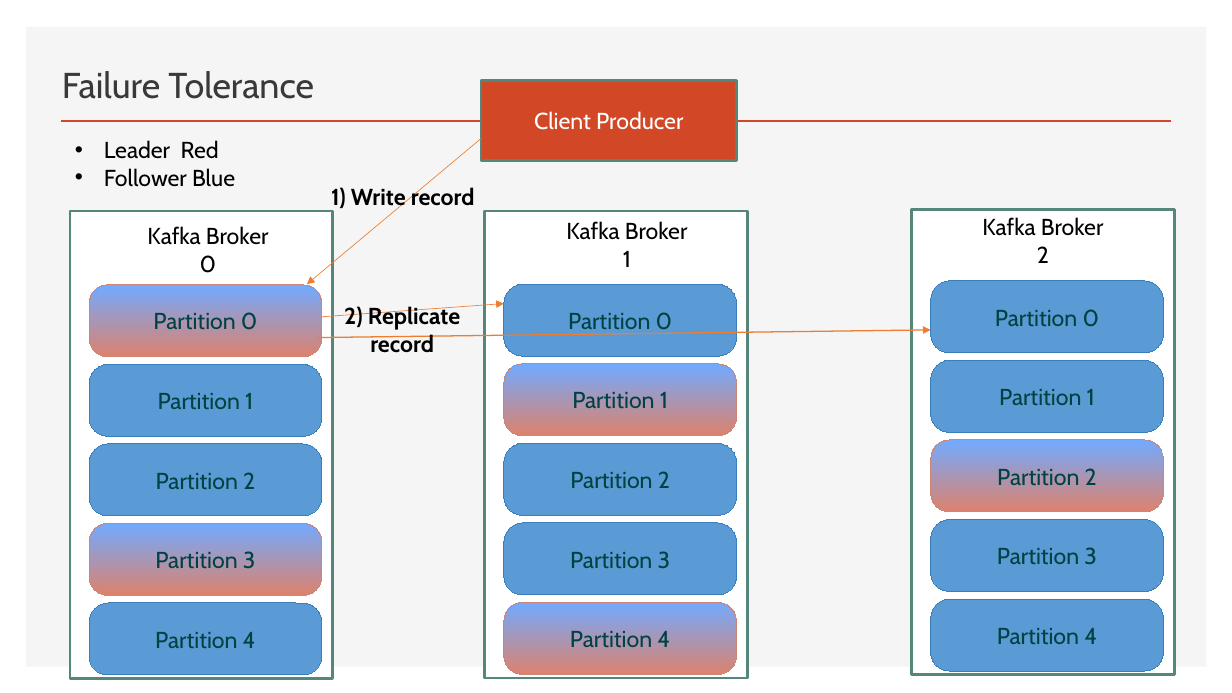
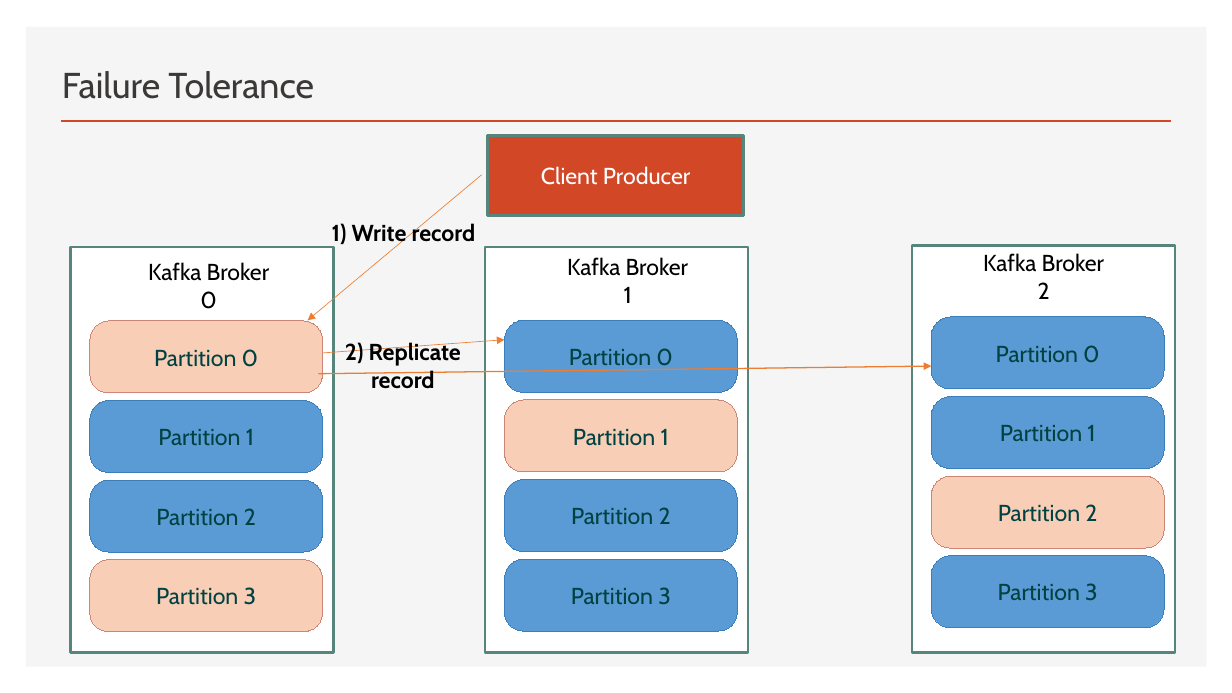
Before and after one commit to FITE-5thYear/DS-Mini-Presentation, a slide deck: slide 23 of Kafka.pptx (slide 24 before the commit). Drawn at 1232x693 pixels with LibreOffice and Linux fonts; fonts in the diff are those of the drawing. Boxes give left, top, right and bottom in pixels: in the first picture for what was removed or moved away, otherwise in the second. Text is boxed around its words. In the diff, an @@ line names an element or a change of style, - is before the commit and + after.

```diff
--- a/Kafka.pptx
+++ b/Kafka.pptx
@@ text removed at (x1=104, y1=140, x2=235, y2=187) @@
-• Leader Red
-• Follower Blue
@@ rectangle "Client Producer" moved from (x1=482, y1=80, x2=738, y2=160) to (x1=488, y1=136, x2=744, y2=215) @@
@@ 12 rounded rectangles, 5 texts, 3 arrows moved together from (x1=89, y1=139, x2=1164, y2=596) to (x1=90, y1=175, x2=1165, y2=632) @@
@@ rectangle resized from (x1=70, y1=211, x2=334, y2=678) to (x1=70, y1=247, x2=334, y2=653) @@
@@ rectangle resized from (x1=484, y1=211, x2=748, y2=677) to (x1=485, y1=247, x2=749, y2=653) @@
@@ rectangle resized from (x1=911, y1=210, x2=1175, y2=675) to (x1=912, y1=246, x2=1176, y2=653) @@
@@ fill gradient #DD826D to #72AAFF to #F8CFB6 in 4 elements at (x1=90, y1=321, x2=323, y2=393), (x1=90, y1=560, x2=323, y2=632), (x1=505, y1=400, x2=738, y2=472), (x1=932, y1=476, x2=1165, y2=548) @@
@@ rounded rectangle removed at (x1=931, y1=599, x2=1164, y2=671) @@
-Partition 4
@@ rounded rectangle removed at (x1=89, y1=604, x2=322, y2=676) @@
-Partition 4
@@ rounded rectangle removed at (x1=504, y1=603, x2=737, y2=675) @@
-Partition 4
```
Also in this commit, not shown: 8 other slides changed, 10 slides added, 2 slides removed, 1 other file.
